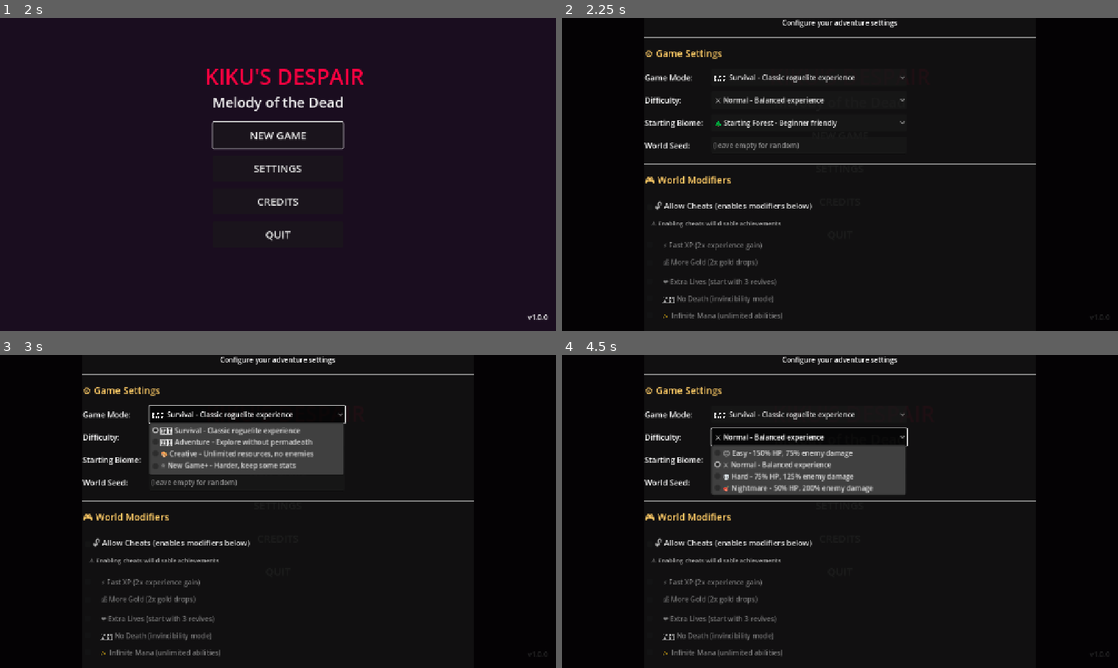
Above: before the commit, frames 1-4 (two rows, left to right).
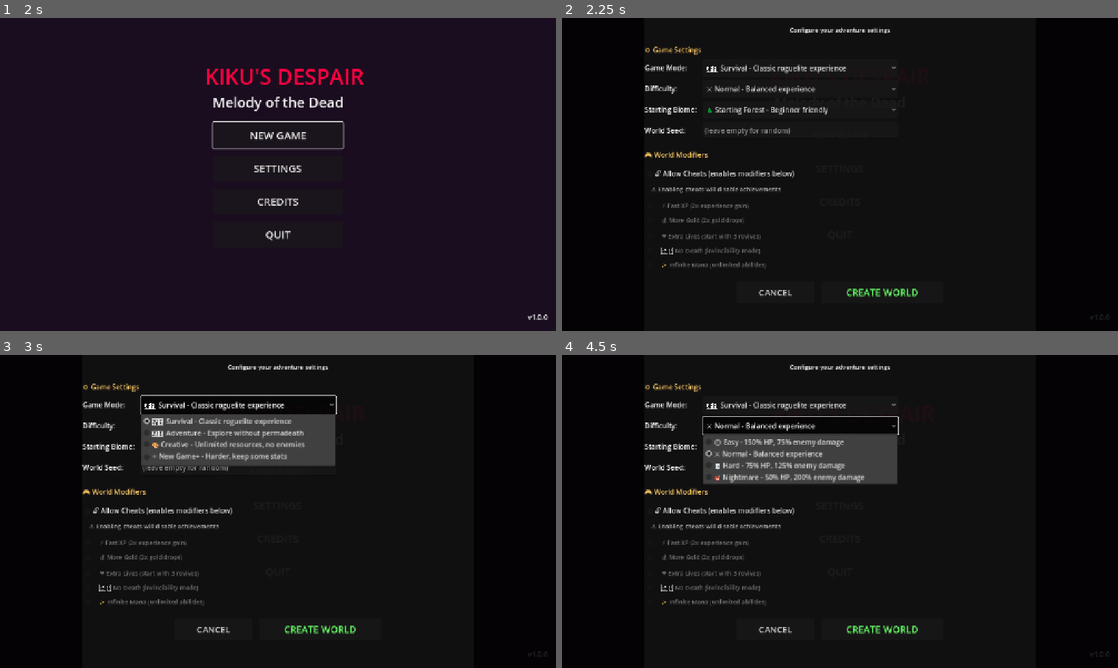
Above: after the commit, the same moments.

Repository: HoangAnhWilliam/Rescue-the-idol-godot
Game: Godot game, scene res://scenes/ui/main_menu.tscn
The game is run twice, just before and just after one commit, with the same random seed, the same clock (stepped at 60 frames per second) and the same inputs. Sound files missing from this copy of the repository are replaced by a short silence.
Inputs:
- Up to frame 1 (2 s): click "NEW GAME" at 0.5 s; click "NEW GAME" at 1.25 s
- Up to frame 2 (2.25 s): click "SLOT 1 [EMPTY]" at 2 s
- Up to frame 3 (3 s): click "🗡️ Survival - Classic rogueli…" at 2.75 s
- Up to frame 4 (4.5 s): click "🗡️ Survival - Classic rogueli…" at 3.5 s; click "⚔️ Normal - Balanced experien…" at 4.25 s

Frame 1 is identical in both runs. In frame 2, 7.2% of the frame differs, in the area x 14-86%, y 0-97%; in frame 3, 9.9%; in frame 4, 9.9%.

Commit message:
fix: Compress World Creation Dialog spacing to show Save/Close buttons
PROBLEM:
- Buttons still not visible even after increasing panel size
- Content too tall with large fonts and spacing

SOLUTION - Reduced spacing and font sizes throughout:

SPACING REDUCTIONS:
- VBox separation: 20px → 10px (50% reduction)
- SettingsGrid h_separation: 20px → 15px
- SettingsGrid v_separation: 12px → 8px
- ModifiersGrid separation: 8px → 5px
- ModifiersSpacer: 8px → 4px
- Buttons separation: 20px → 15px

FONT SIZE REDUCTIONS:
- Title: 36 → 28 (-8)
- Subtitle: 16 → 14 (-2)
- Section labels (Settings/Modifiers): 22/18 → 16
- All labels: 18 → 16 (-2)
- Checkboxes: 16 → 14 (-2)
- Buttons: 22/24 → 20/22 (-2)

BUTTON SIZE REDUCTIONS:
- Cancel button: 200x60 → 180x50
- Create button: 300x60 → 280x50

RESULT:
- Dialog content now fits in 800px height
- Buttons fully visible at bottom
- All content remains readable

Total space saved: ~150-200 pixels vertically

Changes:
- scenes/ui/world_creation_settings.tscn: Updated all spacing and font sizes

Diff:
--- a/scenes/ui/world_creation_settings.tscn
+++ b/scenes/ui/world_creation_settings.tscn
@@ -30,18 +30,18 @@
 
 [node name="VBox" type="VBoxContainer" parent="Panel"]
 layout_mode = 2
-theme_override_constants/separation = 20
+theme_override_constants/separation = 10
 
 [node name="Title" type="Label" parent="Panel/VBox"]
 layout_mode = 2
 theme_override_colors/font_color = Color(1, 0, 0.25098, 1)
-theme_override_font_sizes/font_size = 36
+theme_override_font_sizes/font_size = 28
 text = "🌍 CREATE NEW WORLD"
 horizontal_alignment = 1
 
 [node name="Subtitle" type="Label" parent="Panel/VBox"]
 layout_mode = 2
-theme_override_font_sizes/font_size = 16
+theme_override_font_sizes/font_size = 14
 text = "Configure your adventure settings"
 horizontal_alignment = 1
 
@@ -51,18 +51,18 @@
 [node name="SettingsLabel" type="Label" parent="Panel/VBox"]
 layout_mode = 2
 theme_override_colors/font_color = Color(1, 0.8, 0.4, 1)
-theme_override_font_sizes/font_size = 22
+theme_override_font_sizes/font_size = 16
 text = "⚙️ Game Settings"
 
 [node name="SettingsGrid" type="GridContainer" parent="Panel/VBox"]
 layout_mode = 2
-theme_override_constants/h_separation = 20
-theme_override_constants/v_separation = 12
+theme_override_constants/h_separation = 15
+theme_override_constants/v_separation = 8
 columns = 2
 
 [node name="GameModeLabel" type="Label" parent="Panel/VBox/SettingsGrid"]
 layout_mode = 2
-theme_override_font_sizes/font_size = 18
+theme_override_font_sizes/font_size = 16
 text = "Game Mode:"
 
 [node name="GameModeOption" type="OptionButton" parent="Panel/VBox/SettingsGrid"]
@@ -72,7 +72,7 @@
 
 [node name="DifficultyLabel" type="Label" parent="Panel/VBox/SettingsGrid"]
 layout_mode = 2
-theme_override_font_sizes/font_size = 18
+theme_override_font_sizes/font_size = 16
 text = "Difficulty:"
 
 [node name="DifficultyOption" type="OptionButton" parent="Panel/VBox/SettingsGrid"]
@@ -82,7 +82,7 @@
 
 [node name="BiomeLabel" type="Label" parent="Panel/VBox/SettingsGrid"]
 layout_mode = 2
-theme_override_font_sizes/font_size = 18
+theme_override_font_sizes/font_size = 16
 text = "Starting Biome:"
 
 [node name="BiomeOption" type="OptionButton" parent="Panel/VBox/SettingsGrid"]
@@ -92,7 +92,7 @@
 
 [node name="SeedLabel" type="Label" parent="Panel/VBox/SettingsGrid"]
 layout_mode = 2
-theme_override_font_sizes/font_size = 18
+theme_override_font_sizes/font_size = 16
 text = "World Seed:"
 
 [node name="SeedInput" type="LineEdit" parent="Panel/VBox/SettingsGrid"]
@@ -108,16 +108,16 @@
 [node name="ModifiersLabel" type="Label" parent="Panel/VBox"]
 layout_mode = 2
 theme_override_colors/font_color = Color(1, 0.8, 0.4, 1)
-theme_override_font_sizes/font_size = 22
+theme_override_font_sizes/font_size = 16
 text = "🎮 World Modifiers"
 
 [node name="ModifiersGrid" type="VBoxContainer" parent="Panel/VBox"]
 layout_mode = 2
-theme_override_constants/separation = 8
+theme_override_constants/separation = 5
 
 [node name="CheatsCheck" type="CheckBox" parent="Panel/VBox/ModifiersGrid"]
 layout_mode = 2
-theme_override_font_sizes/font_size = 18
+theme_override_font_sizes/font_size = 16
 text = "🔓 Allow Cheats (enables modifiers below)"
 
 [node name="CheatsHint" type="Label" parent="Panel/VBox/ModifiersGrid"]
@@ -127,32 +127,32 @@
 text = "    ⚠️ Enabling cheats will disable achievements"
 
 [node name="ModifiersSpacer" type="Control" parent="Panel/VBox/ModifiersGrid"]
-custom_minimum_size = Vector2(0, 8)
+custom_minimum_size = Vector2(0, 4)
 layout_mode = 2
 
 [node name="FastXPCheck" type="CheckBox" parent="Panel/VBox/ModifiersGrid"]
 layout_mode = 2
-theme_override_font_sizes/font_size = 16
+theme_override_font_sizes/font_size = 14
 text = "    ⚡ Fast XP (2x experience gain)"
 
 [node name="MoreGoldCheck" type="CheckBox" parent="Panel/VBox/ModifiersGrid"]
 layout_mode = 2
-theme_override_font_sizes/font_size = 16
+theme_override_font_sizes/font_size = 14
 text = "    💰 More Gold (2x gold drops)"
 
 [node name="ExtraLivesCheck" type="CheckBox" parent="Panel/VBox/ModifiersGrid"]
 layout_mode = 2
-theme_override_font_sizes/font_size = 16
+theme_override_font_sizes/font_size = 14
 text = "    ❤️ Extra Lives (start with 3 revives)"
 
 [node name="NoDeathCheck" type="CheckBox" parent="Panel/VBox/ModifiersGrid"]
 layout_mode = 2
-theme_override_font_sizes/font_size = 16
+theme_override_font_sizes/font_size = 14
 text = "    🛡️ No Death (invincibility mode)"
 
 [node name="InfiniteManaCheck" type="CheckBox" parent="Panel/VBox/ModifiersGrid"]
 layout_mode = 2
-theme_override_font_sizes/font_size = 16
+theme_override_font_sizes/font_size = 14
 text = "    ✨ Infinite Mana (unlimited abilities)"
 
 [node name="Separator3" type="HSeparator" parent="Panel/VBox"]
@@ -160,18 +160,18 @@
 
 [node name="Buttons" type="HBoxContainer" parent="Panel/VBox"]
 layout_mode = 2
-theme_override_constants/separation = 20
+theme_override_constants/separation = 15
 alignment = 1
 
 [node name="CancelButton" type="Button" parent="Panel/VBox/Buttons"]
-custom_minimum_size = Vector2(200, 60)
+custom_minimum_size = Vector2(180, 50)
 layout_mode = 2
-theme_override_font_sizes/font_size = 22
+theme_override_font_sizes/font_size = 20
 text = "CANCEL"
 
 [node name="CreateButton" type="Button" parent="Panel/VBox/Buttons"]
-custom_minimum_size = Vector2(300, 60)
+custom_minimum_size = Vector2(280, 50)
 layout_mode = 2
 theme_override_colors/font_color = Color(0.4, 1, 0.4, 1)
-theme_override_font_sizes/font_size = 24
+theme_override_font_sizes/font_size = 22
 text = "CREATE WORLD"
